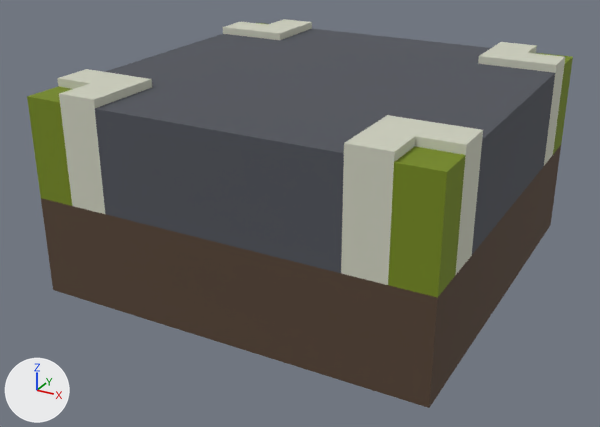
Two versions of the COLLADA model src/objects/landscape/grass-intersection.dae, one commit apart.
Rendered twice from a camera (50 mm lens) standing at (4.65, -9.07, 5.08) and looking at (-0.14, -0.36, 0.73). The lights are fixed; the arrows at lower left show +X, +Y and +Z. Vertices at the same position are counted once.

In view in the first picture: 'street.1'.
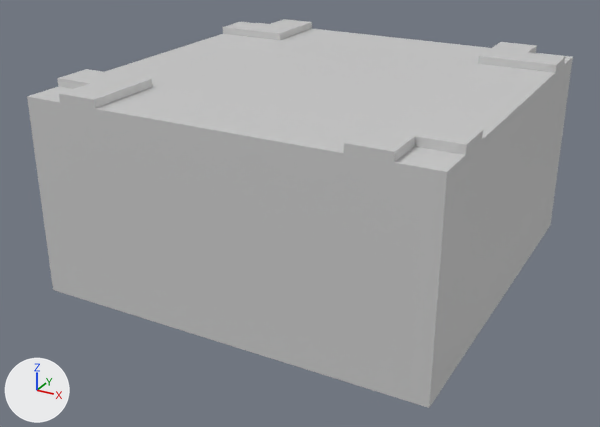
Changed parts and their boxes [x1, y1, x2, y2] in the pictures (600 x 427 px):
part 1 of me_street_1, recoloured
    both: [95, 29, 555, 273]
part 2 of me_street_1, recoloured
    both: [58, 19, 565, 285]
part 3 of me_street_1, recoloured (green to grey)
    both: [27, 23, 573, 298]
part 4 of me_street_1, recoloured (brown to grey)
    both: [41, 145, 561, 408]

Patch to the scene script:
```diff
--- a/src/objects/landscape/grass-intersection.dae.py
+++ b/src/objects/landscape/grass-intersection.dae.py
@@ mat_mat @@
+mat_mat = principled_material('Mat')
+mat_mat.base_color = (0.604, 0.604, 0.604)  # light grey #cccccc
+mat_mat.roughness = 0.42
@@ me_street_1 @@
 me_street_1.from_pydata(...)  # 92 vertices, 96 faces; spans x -2.5..2.5, y -2.5..2.5, z 0.0..2.6
 # used by ob_street_1; location = (0.0, 0.0, 0.0)
+# me_street_1 part 1: all 18 faces that had it switch from mat_street (dark grey #50535b) to mat_mat (light grey #cccccc)
+# me_street_1 part 2: all 48 faces that had it switch from mat_street_boundary (light grey #ced0bf) to mat_mat (light grey #cccccc)
+# me_street_1 part 3: all 24 faces that had it switch from mat_gras (green #758918) to mat_mat (light grey #cccccc)
+# me_street_1 part 4: all 6 faces that had it switch from mat_dirt (brown #564334) to mat_mat (light grey #cccccc)
```
